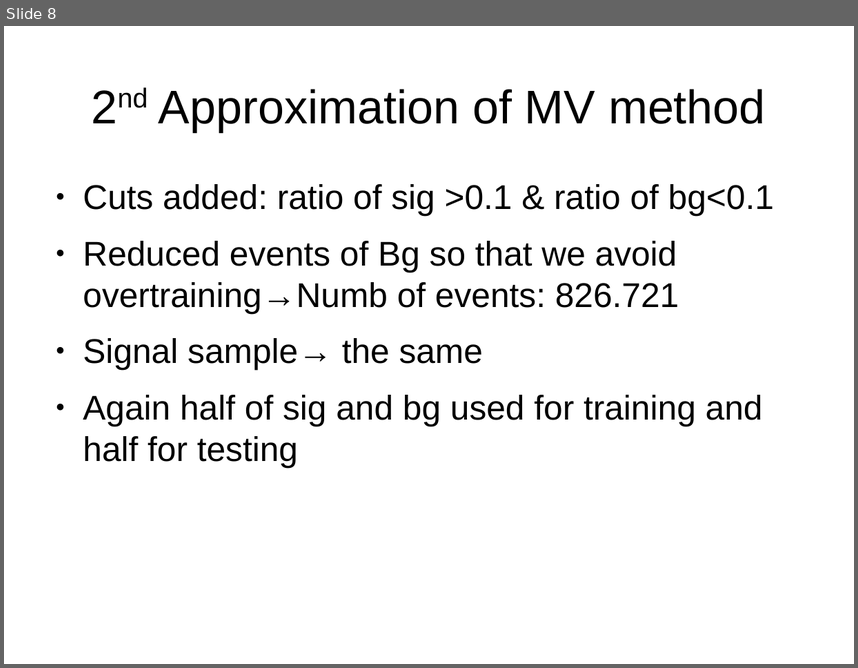
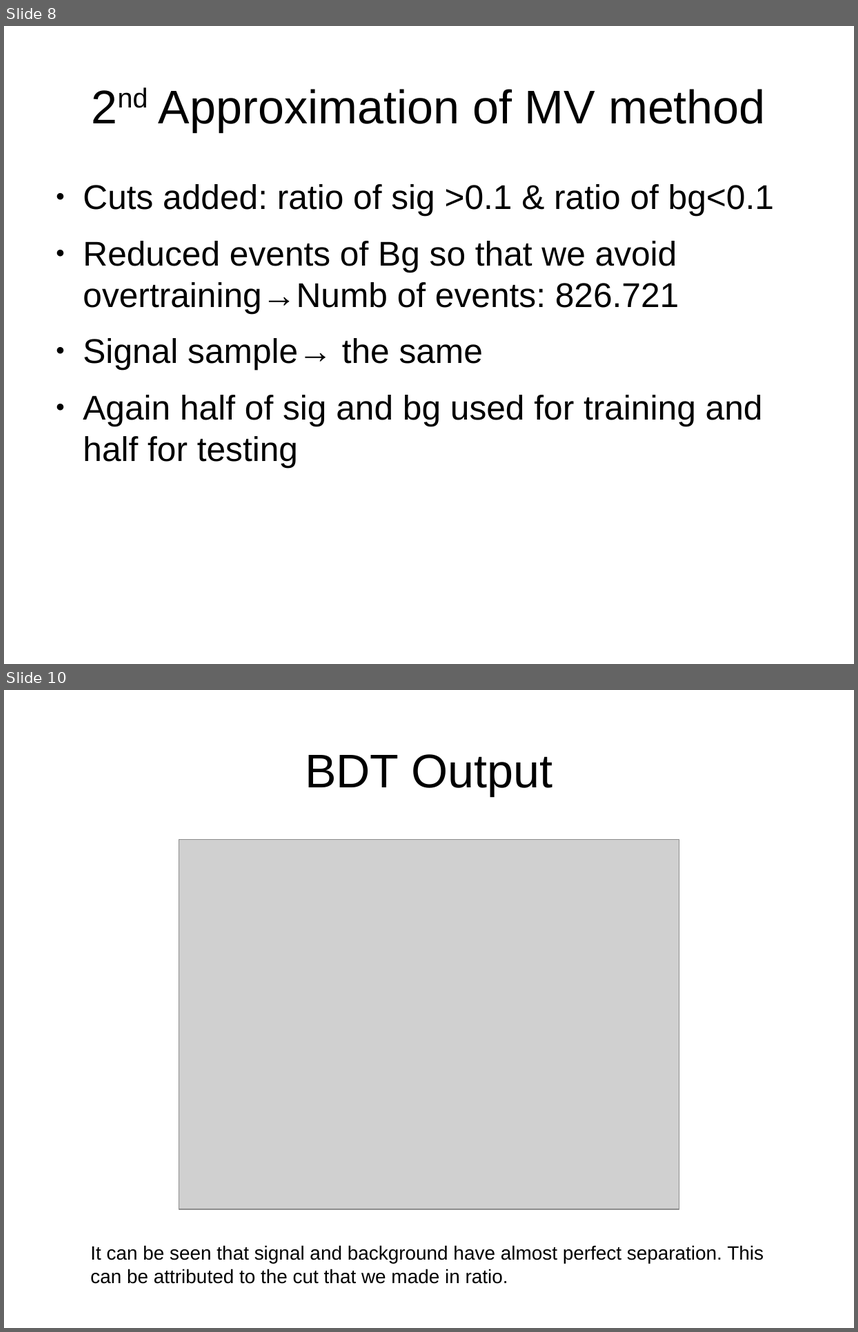
Before and after one commit to geo9119/ttH_analysis, a slide deck: TMVA_investigation.odp. Shown one above the other, each under a label of ours: slide 8 before the commit, slides 8 and 10 after it; the slides between them are not shown. The pictures are 858x668 and 858x1332 pixels, drawn with LibreOffice and Linux fonts; fonts in the diff are those of the drawing; grey boxes stand for pictures. Boxes give left, top, right and bottom in pixels: in the first picture for what was removed or moved away, otherwise in the second. Text is boxed around its words. In the diff, an @@ line names an element or a change of style, - is before the commit and + after.

```diff
--- a/TMVA_investigation.odp
+++ b/TMVA_investigation.odp
@@ slide 10 added at (4, 690, 854, 1328), background #FFFFFF @@
@@ title added at (305, 754, 553, 796), 44 pt, text #000000 @@
+BDT Output
@@ picture added at (179, 839, 679, 1208) @@
@@ text added at (90, 1245, 764, 1283), 18 pt, text #000000 @@
+It can be seen that signal and background have almost perfect separation. This can be attributed to the cut that we made in ratio.
```
Also in this commit, not shown: 1 slide changed, 11 other slides added.
